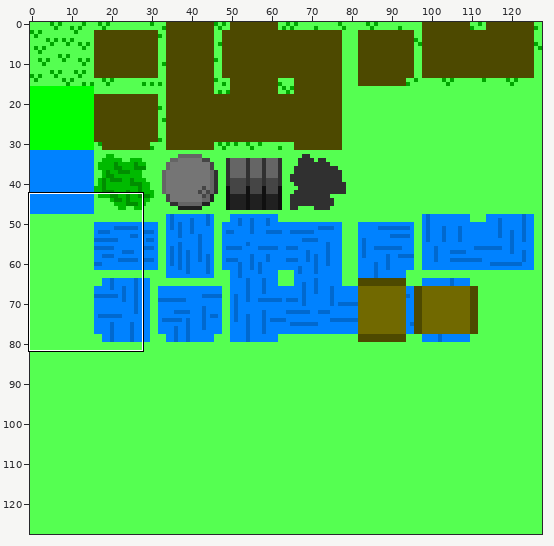
Two versions of one sprite sheet, assets/grass_tiles.png. Above, an overview of the earlier version with the close-up marked.
Close-up. Before:
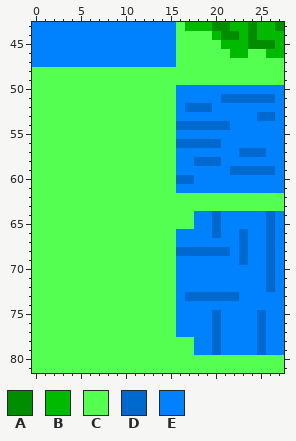
The file is 128x128 pixels. Shown: x 0..27, y 43..81.
Palette (. is transparent): A #008e00  B #00ba00  C #55ff51  D #0069cf  E #0082ff
Pixels before, first column x 0:
43 EEEEEEEEEEEEEEEECBBBAABBABBA
44 EEEEEEEEEEEEEEEECCCCBAABABBB
45 EEEEEEEEEEEEEEEECCCCCBBBAAAB
46 EEEEEEEEEEEEEEEECCCCCCBBCCBB
47 EEEEEEEEEEEEEEEECCCCCCCCCCCC
48 CCCCCCCCCCCCCCCCCCCCCCCCCCCC
49 CCCCCCCCCCCCCCCCCCCCCCCCCCCC
50 CCCCCCCCCCCCCCCCEEEEEEEEEEEE
51 CCCCCCCCCCCCCCCCEEEEEDDDDDDE
52 CCCCCCCCCCCCCCCCEDDDEEEEEEEE
53 CCCCCCCCCCCCCCCCEEEEEEEEEDDE
54 CCCCCCCCCCCCCCCCDDDDDDEEEEEE
55 CCCCCCCCCCCCCCCCEEEEEEEEEEEE
56 CCCCCCCCCCCCCCCCDDDDDEEEEEEE
57 CCCCCCCCCCCCCCCCEEEEEEEDDDEE
58 CCCCCCCCCCCCCCCCEEDDDEEEEEEE
59 CCCCCCCCCCCCCCCCEEEEEEDDDDDE
60 CCCCCCCCCCCCCCCCDDEEEEEEEEEE
61 CCCCCCCCCCCCCCCCEEEEEEEEEEEE
62 CCCCCCCCCCCCCCCCCCCCCCCCCCCC
63 CCCCCCCCCCCCCCCCCCCCCCCCCCCC
64 CCCCCCCCCCCCCCCCCCEEDEEEEEDE
65 CCCCCCCCCCCCCCCCCCEEDEEEEEDE
66 CCCCCCCCCCCCCCCCEEEEDEEDEEDE
67 CCCCCCCCCCCCCCCCEEEEEEEDEEDE
68 CCCCCCCCCCCCCCCCDDDDDDEDEEDE
69 CCCCCCCCCCCCCCCCEEEEEEEDEEDE
70 CCCCCCCCCCCCCCCCEEEEEEEEEEDE
71 CCCCCCCCCCCCCCCCEEEEEEEEEEDE
72 CCCCCCCCCCCCCCCCEEEEEEEEEEDE
73 CCCCCCCCCCCCCCCCEDDDDDDEEEEE
74 CCCCCCCCCCCCCCCCEEEEEEEEEEEE
75 CCCCCCCCCCCCCCCCEEEEDEEEEDEE
76 CCCCCCCCCCCCCCCCEEEEDEEEEDEE
77 CCCCCCCCCCCCCCCCEEEEDEEEEDEE
78 CCCCCCCCCCCCCCCCCCEEDEEEEDEE
79 CCCCCCCCCCCCCCCCCCEEDEEEEDEE
80 CCCCCCCCCCCCCCCCCCCCCCCCCCCC
81 CCCCCCCCCCCCCCCCCCCCCCCCCCCC
After:
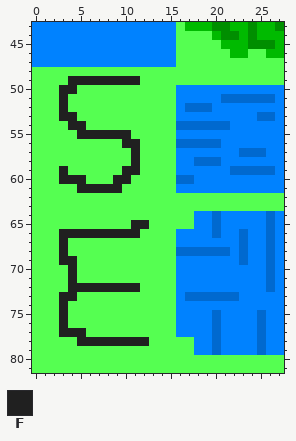
Colours new in this view: F #202020
What changed:
{"y":49,"x":4,"old":"CCCCCCCC","new":"FFFFFFFF"}
{"y":50,"x":3,"old":"CC","new":"FF"}
{"y":51,"x":3,"old":"C","new":"F"}
{"y":52,"x":3,"old":"C","new":"F"}
{"y":53,"x":3,"old":"CC","new":"FF"}
{"y":54,"x":4,"old":"CC","new":"FF"}
{"y":55,"x":5,"old":"CCCCCC","new":"FFFFFF"}
{"y":56,"x":10,"old":"CC","new":"FF"}
{"y":57,"x":11,"old":"C","new":"F"}
{"y":58,"x":11,"old":"C","new":"F"}
{"y":59,"x":3,"old":"C","new":"F"}
{"y":59,"x":10,"old":"CC","new":"FF"}
{"y":60,"x":3,"old":"CCC","new":"FFF"}
{"y":60,"x":9,"old":"CC","new":"FF"}
{"y":61,"x":5,"old":"CCCCC","new":"FFFFF"}
{"y":65,"x":11,"old":"CC","new":"FF"}
{"y":66,"x":3,"old":"CCCCCCCCC","new":"FFFFFFFFF"}
{"y":67,"x":3,"old":"C","new":"F"}
{"y":68,"x":3,"old":"C","new":"F"}
{"y":69,"x":3,"old":"CC","new":"FF"}
{"y":70,"x":4,"old":"C","new":"F"}
{"y":71,"x":4,"old":"C","new":"F"}
{"y":72,"x":4,"old":"CCCCCCCC","new":"FFFFFFFF"}
{"y":73,"x":3,"old":"CC","new":"FF"}
{"y":74,"x":3,"old":"C","new":"F"}
{"y":75,"x":3,"old":"C","new":"F"}
{"y":76,"x":3,"old":"C","new":"F"}
{"y":77,"x":3,"old":"CCC","new":"FFF"}
{"y":78,"x":5,"old":"CCCCCCCC","new":"FFFFFFFF"}
{"label":"changed","picture_box":[59,76,149,346]}
